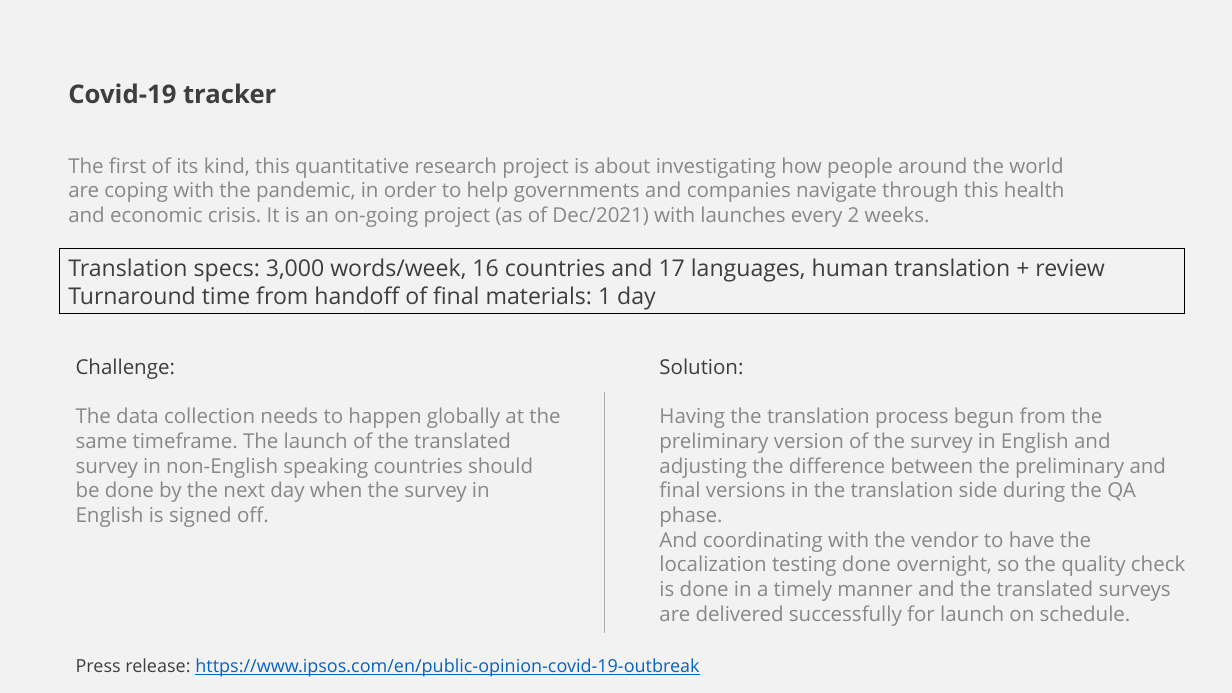
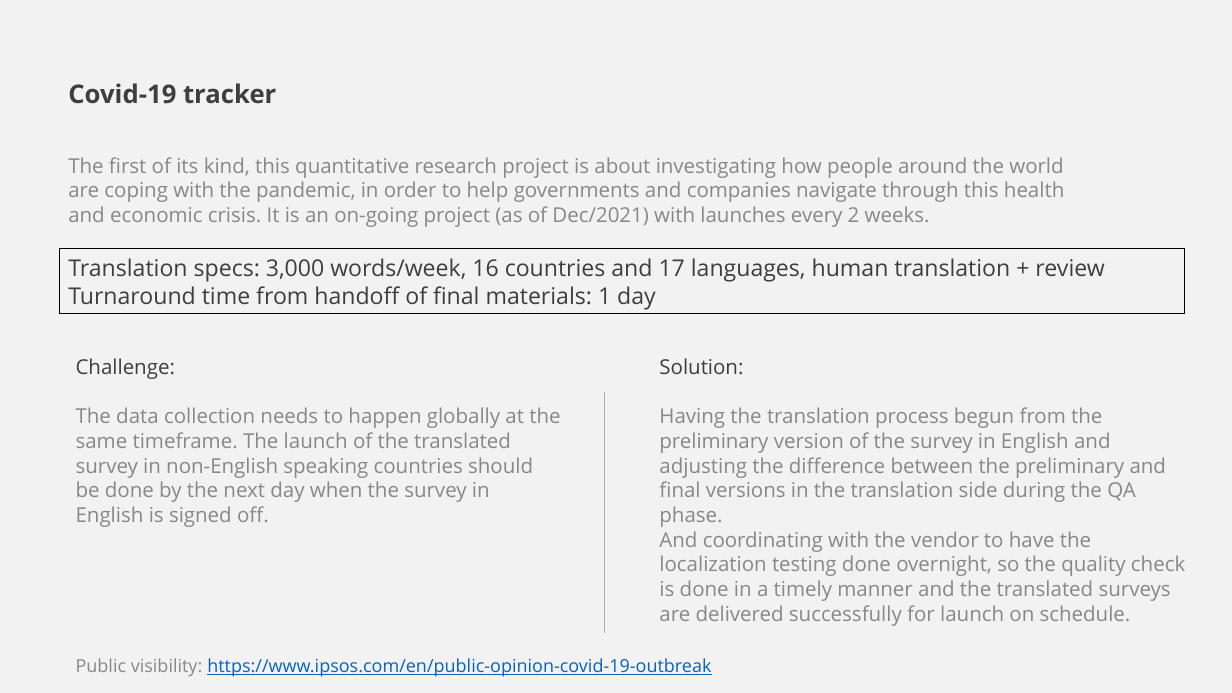
Before and after one commit to miriankimura/miriankimura, a slide deck: slide 1 of files/Covid-19 Tracker.pptx. Drawn at 1232x693 pixels with LibreOffice and Linux fonts; fonts in the diff are those of the drawing. Boxes give left, top, right and bottom in pixels: in the first picture for what was removed or moved away, otherwise in the second. Text is boxed around its words. In the diff, an @@ line names an element or a change of style, - is before the commit and + after.

```diff
--- a/files/Covid-19 Tracker.pptx
+++ b/files/Covid-19 Tracker.pptx
@@ text at [76,658,711,677]: text changed @@
-Press release: https://www.ipsos.com/en/public-opinion-covid-19-outbreak
+Public visibility: https://www.ipsos.com/en/public-opinion-covid-19-outbreak
```
Also in this commit, not shown: 10 other files.
